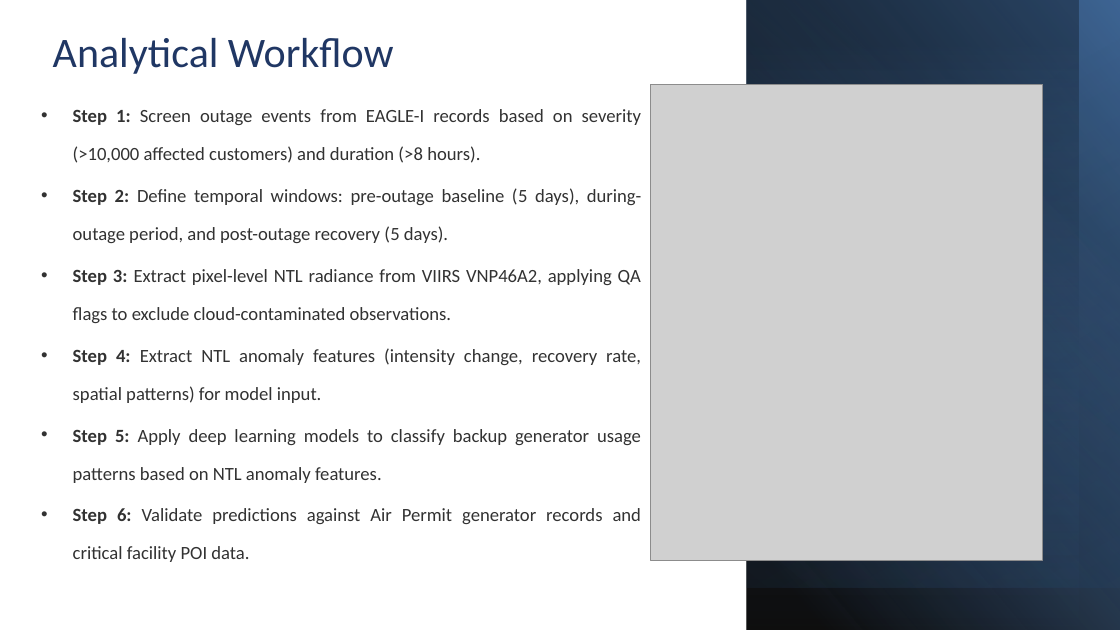
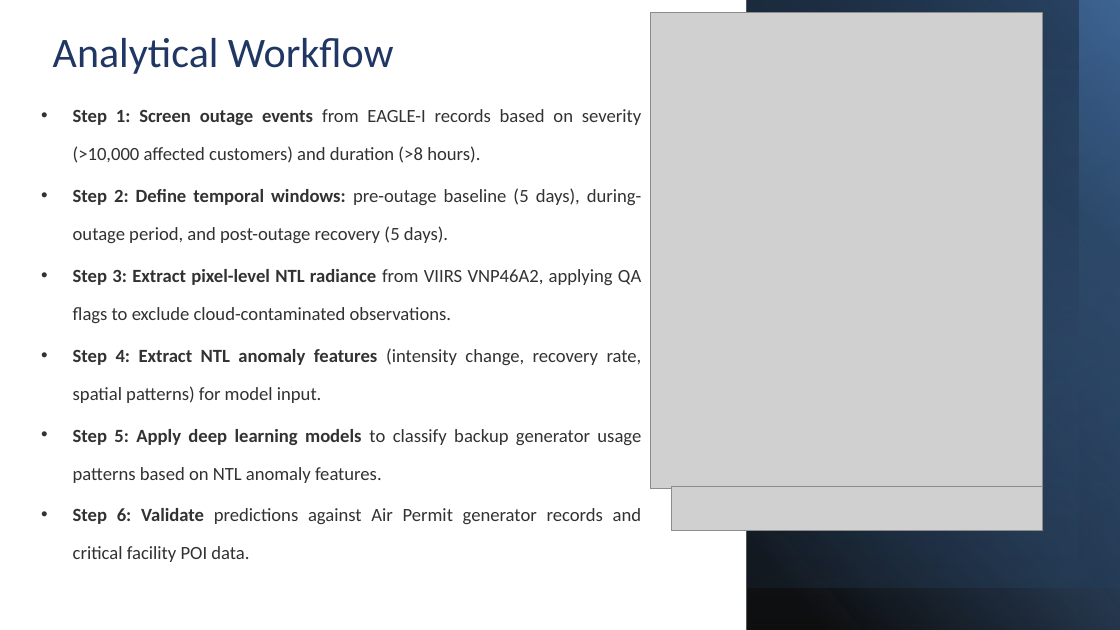
Before and after one commit to ZhiyuanZhaoMicheal/Practicum, a slide deck: slide 6 of docs/Backup_Generator_Project.pptx. Drawn at 1120x630 pixels with LibreOffice and Linux fonts; fonts in the diff are those of the drawing; grey boxes stand for pictures. Boxes give left, top, right and bottom in pixels: in the first picture for what was removed or moved away, otherwise in the second. Text is boxed around its words. In the diff, an @@ line names an element or a change of style, - is before the commit and + after.

```diff
--- a/docs/Backup_Generator_Project.pptx
+++ b/docs/Backup_Generator_Project.pptx
@@ picture: place and size @@
-picture at (650, 84, 1043, 560)
+picture at (650, 13, 1043, 488)
@@ text "Step 1: Screen outage events ..." at (73, 109, 642, 562): bold on in "Screen outage events", "Define temporal windows:", "Extract pixel-level NTL radiance", "Extract NTL anomaly features" and 2 more places @@
@@ picture added at (672, 486, 1043, 530) @@
```
Also in this commit, not shown: 3 other slides changed, 3 other files.
